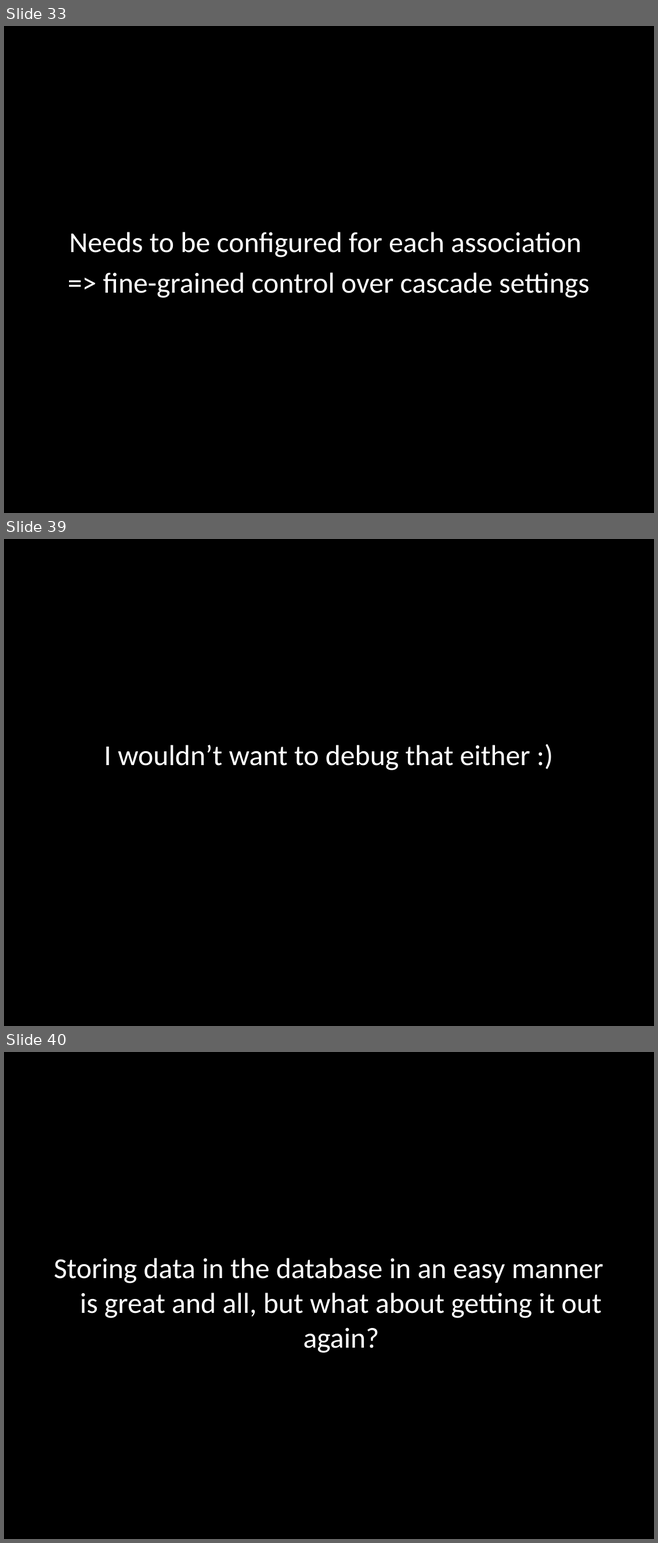
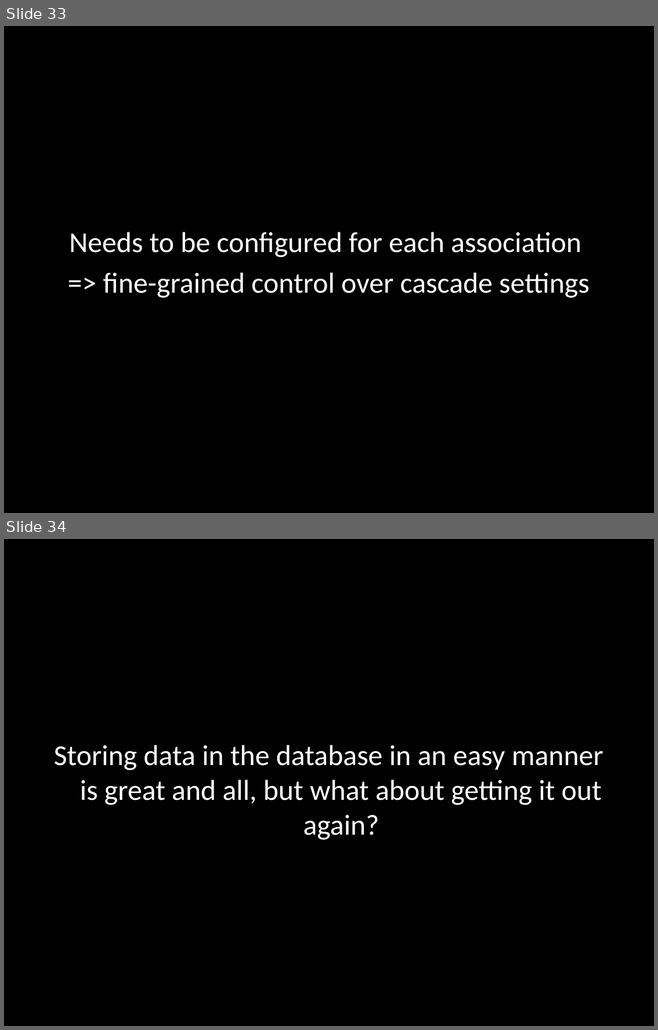
Before and after one commit to michelgrootjans/qwars, a slide deck: doc/NHibernate.pptx. Shown one above the other, each under a label of ours: slides 33, 39 and 40 before the commit, slides 33 and 34 after it; the slides between them are not shown. The pictures are 658x1543 and 658x1030 pixels, drawn with LibreOffice and Linux fonts; fonts in the diff are those of the drawing. Boxes give left, top, right and bottom in pixels: in the first picture for what was removed or moved away, otherwise in the second. Text is boxed around its words. In the diff, an @@ line names an element or a change of style, - is before the commit and + after.

```diff
--- a/doc/NHibernate.pptx
+++ b/doc/NHibernate.pptx
@@ slide 39 removed at (4, 539, 654, 1026), background #000000 @@
@@ text removed at (104, 745, 530, 770) @@
-I wouldn’t want to debug that either :)
@@ what was slide 40 is now slide 34 @@
```
Also in this commit, not shown: 1 slide changed, 15 other slides removed, 37 other files.
